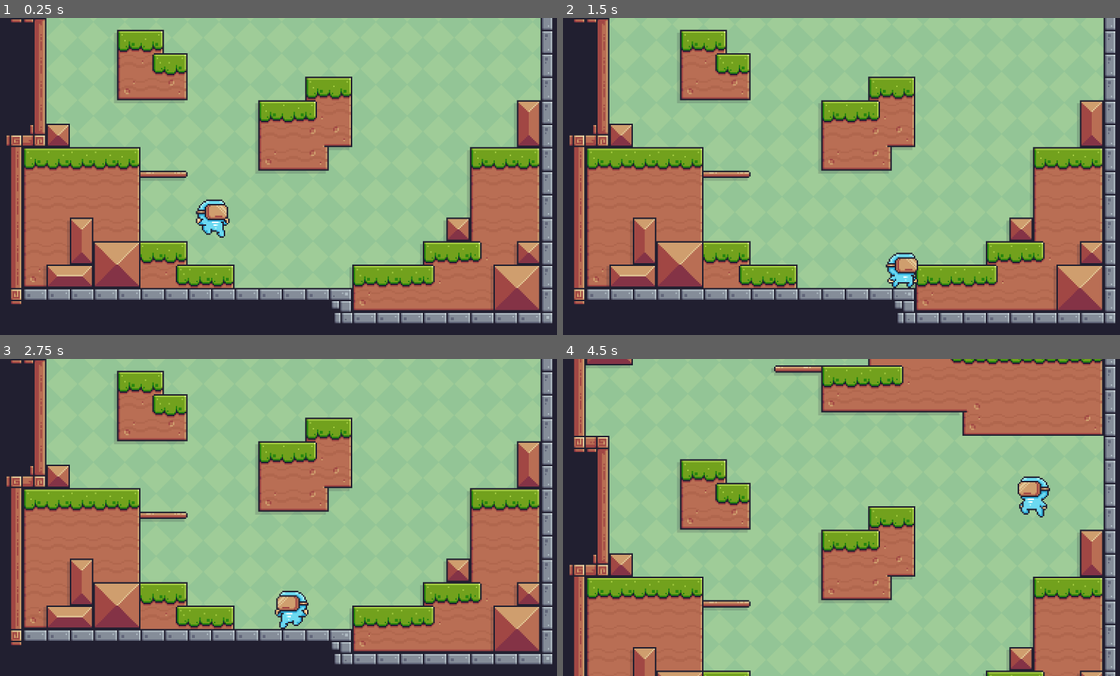
Above: before the commit, frames 1-4 (two rows, left to right).
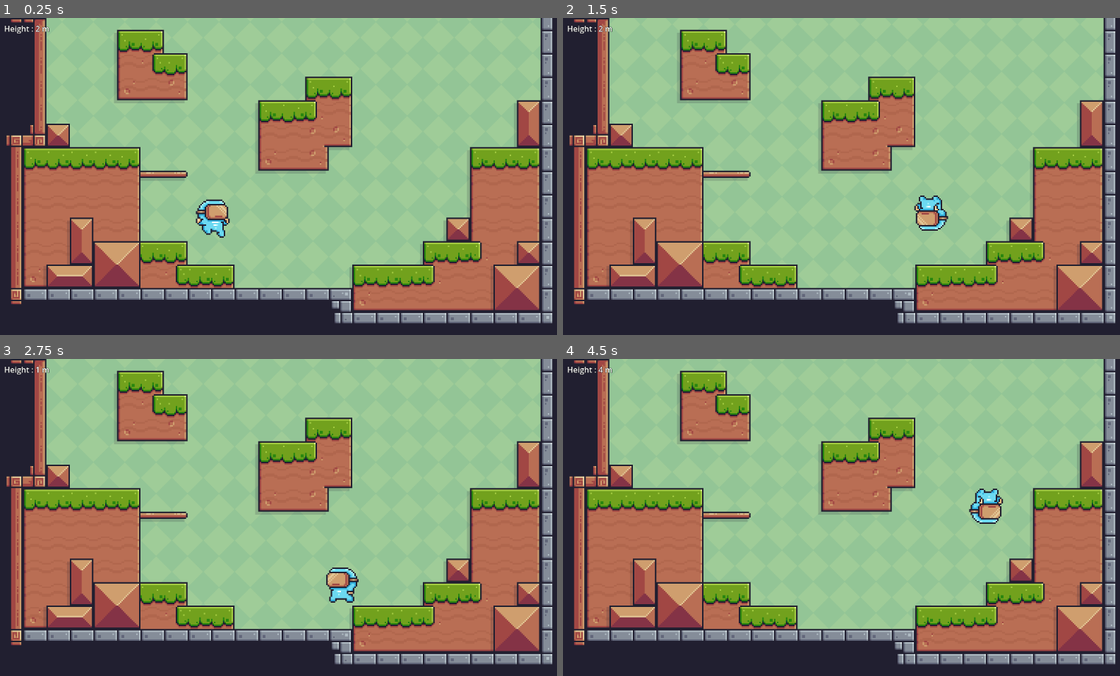
Above: after the commit, the same moments.

Repository: Matdix/Neon-Vertical
Game: Godot game, scene res://Scenes/Main Scene/main_scene.tscn
The game is run twice, just before and just after one commit, with the same random seed, the same clock (stepped at 60 frames per second) and the same inputs.
Inputs:
- Up to frame 1 (0.25 s): no input
- Up to frame 2 (1.5 s): hold Space (jump) 0.53-1.28 s; hold D (right) from 0.53 s (still down); tap Space (jump) at 1.35 s
- Up to frame 3 (2.75 s): tap Space (jump) at 1.52, 1.82 s; release D (right) at 2.03 s; hold A (left) from 2.03 s (still down); hold Space (jump) from 2.03 s (still down)
- Up to frame 4 (4.5 s): release A (left) at 2.78 s; release Space (jump) at 2.78 s; hold D (right) 2.78-4.28 s; tap Space (jump) at 2.85, 3.02, 3.32, 4.35 s; hold Space (jump) 3.53-4.28 s; hold A (left) from 4.28 s (still down)

The runs differ from the first frame. In frame 1, less than 0.1% of the frame differs, in the area x 0-9%, y 2-5%; in frame 2, 1.1%; in frame 3, 1.2%; in frame 4, 60%, in the area x 0-100%, y 0-100%.

Commit message:
Finished state machine with coyote time and jump buffer

Diff:
--- a/Autoload/global_variables.gd
+++ b/Autoload/global_variables.gd
@@ -1,3 +1,5 @@
 extends Node
 
 var player : Player
+var make_coyote_time : bool = false
+var has_double_jump : bool = false
--- /dev/null
+++ b/Scenes/Main Scene/height_label.gd
@@ -0,0 +1,4 @@
+extends Label
+
+func _process(delta: float) -> void:
+	text = "Height : " + str(roundi(int(-GlobalVariables.player.global_position.y / 48)) + 10) + " m"
--- a/Scenes/Main Scene/main_scene.tscn
+++ b/Scenes/Main Scene/main_scene.tscn
@@ -6,6 +6,7 @@
 [ext_resource type="Script" uid="uid://dbnf4bffaddpx" path="res://Scenes/Main Scene/level_manager.gd" id="3_xtyql"]
 [ext_resource type="PackedScene" uid="uid://xiln68karyow" path="res://Chunks/chunk_1.tscn" id="4_0evse"]
 [ext_resource type="PackedScene" uid="uid://darf6mvj8o5id" path="res://Chunks/chunk_2.tscn" id="4_xtyql"]
+[ext_resource type="Script" uid="uid://caduo2blq4iji" path="res://Scenes/Main Scene/height_label.gd" id="7_0evse"]
 
 [node name="MainScene" type="Node" unique_id=1373027038]
 script = ExtResource("1_3mn0a")
@@ -50,3 +51,31 @@
 texture = ExtResource("1_srt24")
 stretch_mode = 1
 script = ExtResource("2_6g2ny")
+
+[node name="UI" type="CanvasLayer" parent="." unique_id=1115349296]
+
+[node name="MarginContainer" type="MarginContainer" parent="UI" unique_id=1355237921]
+texture_filter = 1
+anchors_preset = 15
+anchor_right = 1.0
+anchor_bottom = 1.0
+grow_horizontal = 2
+grow_vertical = 2
+theme_override_constants/margin_left = 10
+theme_override_constants/margin_top = 10
+theme_override_constants/margin_right = 10
+theme_override_constants/margin_bottom = 10
+
+[node name="HBoxContainer" type="HBoxContainer" parent="UI/MarginContainer" unique_id=2017398337]
+layout_mode = 2
+
+[node name="VBoxContainer" type="VBoxContainer" parent="UI/MarginContainer/HBoxContainer" unique_id=1363531163]
+layout_mode = 2
+
+[node name="HeightLabel" type="Label" parent="UI/MarginContainer/HBoxContainer/VBoxContainer" unique_id=802026496]
+layout_mode = 2
+theme_override_colors/font_color = Color(1, 1, 1, 1)
+theme_override_colors/font_outline_color = Color(0, 0, 0, 1)
+theme_override_constants/outline_size = 2
+text = "Height : 0 m"
+script = ExtResource("7_0evse")
--- a/Scenes/Player/player.tscn
+++ b/Scenes/Player/player.tscn
@@ -4,6 +4,7 @@
 [ext_resource type="Script" uid="uid://u18hqyx0usf4" path="res://Scenes/Player/player.gd" id="1_jhyir"]
 [ext_resource type="Texture2D" uid="uid://gtnammm0prgr" path="res://Assets/Pixel Adventure/Main Characters/Virtual Guy/Idle (32x32).png" id="2_gqjuk"]
 [ext_resource type="Texture2D" uid="uid://bhqiu6a402nad" path="res://Assets/Pixel Adventure/Main Characters/Virtual Guy/Fall (32x32).png" id="2_jlvik"]
+[ext_resource type="Texture2D" uid="uid://bb5fl5bk6yobe" path="res://Assets/Pixel Adventure/Main Characters/Virtual Guy/Double Jump (32x32).png" id="3_7g0yx"]
 [ext_resource type="Script" uid="uid://dq4p6oippgxcy" path="res://States/state_machine.gd" id="3_dd0ac"]
 [ext_resource type="Script" uid="uid://chsljmnknw28s" path="res://States/idle_state.gd" id="4_0u5uq"]
 [ext_resource type="Texture2D" uid="uid://clvey3vhcvin1" path="res://Assets/Pixel Adventure/Main Characters/Virtual Guy/Jump (32x32).png" id="4_gk6dx"]
@@ -13,6 +14,7 @@
 [ext_resource type="Script" uid="uid://dtfqivh363gjc" path="res://States/falling_state.gd" id="7_0u5uq"]
 [ext_resource type="Script" uid="uid://b8pp012a74ot7" path="res://States/wall_slide_state.gd" id="11_74mp2"]
 [ext_resource type="Script" uid="uid://cjkbv8iimi8oq" path="res://States/wall_jump_state.gd" id="13_06tpx"]
+[ext_resource type="Script" uid="uid://drxa6vn77kifk" path="res://States/double_jump_state.gd" id="15_dey5f"]
 
 [sub_resource type="Animation" id="Animation_xpcdj"]
 length = 0.001
@@ -51,6 +53,46 @@
 "transitions": PackedFloat32Array(1),
 "update": 1,
 "values": [12]
+}
+
+[sub_resource type="Animation" id="Animation_dey5f"]
+resource_name = "double_jump"
+length = 1.4
+tracks/0/type = "value"
+tracks/0/imported = false
+tracks/0/enabled = true
+tracks/0/path = NodePath("Sprite2D:frame")
+tracks/0/interp = 1
+tracks/0/loop_wrap = true
+tracks/0/keys = {
+"times": PackedFloat32Array(0, 0.23333333, 0.46666667, 0.7, 0.93333334, 1.1666666),
+"transitions": PackedFloat32Array(1, 1, 1, 1, 1, 1),
+"update": 1,
+"values": [0, 1, 2, 3, 4, 5]
+}
+tracks/1/type = "value"
+tracks/1/imported = false
+tracks/1/enabled = true
+tracks/1/path = NodePath("Sprite2D:texture")
+tracks/1/interp = 1
+tracks/1/loop_wrap = true
+tracks/1/keys = {
+"times": PackedFloat32Array(0),
+"transitions": PackedFloat32Array(1),
+"update": 1,
+"values": [ExtResource("3_7g0yx")]
+}
+tracks/2/type = "value"
+tracks/2/imported = false
+tracks/2/enabled = true
+tracks/2/path = NodePath("Sprite2D:hframes")
+tracks/2/interp = 1
+tracks/2/loop_wrap = true
+tracks/2/keys = {
+"times": PackedFloat32Array(0),
+"transitions": PackedFloat32Array(1),
+"update": 1,
+"values": [6]
 }
 
 [sub_resource type="Animation" id="Animation_gk6dx"]
@@ -261,6 +303,7 @@
 [sub_resource type="AnimationLibrary" id="AnimationLibrary_htcer"]
 _data = {
 &"RESET": SubResource("Animation_xpcdj"),
+&"double_jump": SubResource("Animation_dey5f"),
 &"fall": SubResource("Animation_gk6dx"),
 &"idle": SubResource("Animation_mtuoh"),
 &"jump": SubResource("Animation_jhyir"),
@@ -318,6 +361,10 @@
 script = ExtResource("13_06tpx")
 metadata/_custom_type_script = "uid://cjkbv8iimi8oq"
 
+[node name="DoubleJumpState" type="Node" parent="StateMachine" unique_id=301124477]
+script = ExtResource("15_dey5f")
+metadata/_custom_type_script = "uid://drxa6vn77kifk"
+
 [node name="Camera2D" type="Camera2D" parent="." unique_id=1571597378]
 limit_left = 0
 limit_right = 1152
--- a/Assets/Pixel Adventure/Items/Boxes/Box1/Hit (28x24).png.import
+++ b/States/double_jump_state.gd
@@ -1,40 +1,41 @@
-[remap]
+class_name DoubleJumpState extends State
 
-importer="texture"
-type="CompressedTexture2D"
-uid="uid://cxx447q573wjo"
-path="res://.godot/imported/Hit (28x24).png-af62e01b17dfcb1145dc21f3a6a77afb.ctex"
-metadata={
-"vram_texture": false
-}
+func enter() -> void:
+	character.velocity.y = JUMP_SPEED
+	animation_player.play("double_jump")
 
-[deps]
+func physics_update(delta: float) -> void:
+	if Input.is_action_pressed("jump"):
+		character.velocity.y += LONG_JUMP_SPEED * delta
 
-source_file="res://Assets/Pixel Adventure/Items/Boxes/Box1/Hit (28x24).png"
-dest_files=["res://.godot/imported/Hit (28x24).png-af62e01b17dfcb1145dc21f3a6a77afb.ctex"]
+	if !animation_player.is_playing():
+		animation_player.play("fall")
 
-[params]
+	character.velocity.y += character.get_gravity().y * delta
+	if character.velocity.y > 0:
+		state_machine.change_state("fallingstate")
 
-compress/mode=0
-compress/high_quality=false
-compress/lossy_quality=0.7
-compress/uastc_level=0
-compress/rdo_quality_loss=0.0
-compress/hdr_compression=1
-compress/normal_map=0
-compress/channel_pack=0
-mipmaps/generate=false
-mipmaps/limit=-1
-roughness/mode=0
-roughness/src_normal=""
-process/channel_remap/red=0
-process/channel_remap/green=1
-process/channel_remap/blue=2
-process/channel_remap/alpha=3
-process/fix_alpha_border=true
-process/premult_alpha=false
-process/normal_map_invert_y=false
-process/hdr_as_srgb=false
-process/hdr_clamp_exposure=false
-process/size_limit=0
-detect_3d/compress_to=1
+	var direction = Input.get_axis("left", "right")
+	character.velocity.x = walk_speed * direction * 1000 * delta
+
+	if right_wall_ray_cast.is_colliding():
+		state_machine.change_state("wallslidestate")
+	elif left_wall_ray_cast.is_colliding():
+		state_machine.change_state("wallslidestate")
+
+	if direction < 0:
+		sprite_2d.flip_h = true
+	elif direction > 0:
+		sprite_2d.flip_h = false
+
+	character.move_and_slide()
+
+	if character.is_on_floor():
+		if direction != 0:
+			state_machine.change_state("walkstate")
+		else:
+			state_machine.change_state("idlestate")
+
+func exit() -> void:
+	GlobalVariables.make_coyote_time = false
+	GlobalVariables.has_double_jump = true
--- a/States/falling_state.gd
+++ b/States/falling_state.gd
@@ -1,15 +1,21 @@
 class_name FallingState extends State
 
-var timer = SceneTreeTimer
+var timer : SceneTreeTimer
 
 func enter() -> void:
 	animation_player.play("fall")
-	coyote_time()
+	if GlobalVariables.make_coyote_time:
+		coyote_time()
 
 func physics_update(delta: float) -> void:
-	if timer.time_left != 0:
-		if Input.is_action_just_pressed("jump"):
-			state_machine.change_state("jumpstate")
+	if GlobalVariables.make_coyote_time:
+		if timer.time_left != 0:
+			if Input.is_action_just_pressed("jump"):
+				GlobalVariables.make_coyote_time = false
+				timer = null
+				state_machine.change_state("jumpstate")
+		if timer == null:
+			GlobalVariables.make_coyote_time = false
 
 	character.velocity.y += character.get_gravity().y * delta
 
@@ -36,5 +42,12 @@
 
 	character.move_and_slide()
 
+func exit() -> void:
+	GlobalVariables.make_coyote_time = false
+
+func handle_input(_event: InputEvent) -> void:
+	if Input.is_action_just_pressed("jump") and !GlobalVariables.has_double_jump:
+		state_machine.change_state("doublejumpstate")
+
 func coyote_time() -> void:
 	timer = get_tree().create_timer(0.2)
--- a/States/idle_state.gd
+++ b/States/idle_state.gd
@@ -12,3 +12,7 @@
 		state_machine.change_state("walkstate")
 	elif Input.is_action_just_pressed("jump"):
 		state_machine.change_state("jumpstate")
+
+func exit() -> void:
+	GlobalVariables.make_coyote_time = false
+	GlobalVariables.has_double_jump = false
--- a/States/state.gd
+++ b/States/state.gd
@@ -8,7 +8,8 @@
 var right_wall_ray_cast: RayCast2D
 
 @export var walk_speed = 20
-@export var JUMP_SPEED = -600
+@export var JUMP_SPEED = -500
+@export var LONG_JUMP_SPEED = -400
 
 func enter() -> void:
 	pass
--- a/States/walk_state.gd
+++ b/States/walk_state.gd
@@ -27,4 +27,9 @@
 
 func handle_input(_event: InputEvent) -> void:
 	if Input.is_action_just_pressed("jump"):
+		GlobalVariables.make_coyote_time = true
 		state_machine.change_state("jumpstate")
+
+func exit() -> void:
+	GlobalVariables.make_coyote_time = true
+	GlobalVariables.has_double_jump = false
--- a/States/wall_jump_state.gd
+++ b/States/wall_jump_state.gd
@@ -13,6 +13,9 @@
 	animation_player.play("jump")
 
 func physics_update(delta: float) -> void:
+	if Input.is_action_pressed("jump"):
+		character.velocity.y += LONG_JUMP_SPEED * delta
+
 	character.velocity.y += character.get_gravity().y * delta
 	if character.velocity.y > 0:
 		state_machine.change_state("fallingstate")
@@ -47,3 +50,11 @@
 	character.move_and_slide()
 
 	jumping = false
+
+
+func handle_input(_event: InputEvent) -> void:
+	if Input.is_action_just_pressed("jump") and !GlobalVariables.has_double_jump:
+		state_machine.change_state("doublejumpstate")
+
+func exit() -> void:
+	GlobalVariables.make_coyote_time = false
--- a/States/wall_slide_state.gd
+++ b/States/wall_slide_state.gd
@@ -28,3 +28,7 @@
 		state_machine.change_state("fallingstate")
 	if Input.is_action_pressed("right") and right_wall_ray_cast.is_colliding():
 		state_machine.change_state("fallingstate")
+
+func exit() -> void:
+	GlobalVariables.make_coyote_time = true
+	GlobalVariables.has_double_jump = false
Not shown, added: Scenes/Main Scene/height_label.gd.uid
Not shown, added: States/double_jump_state.gd.uid
